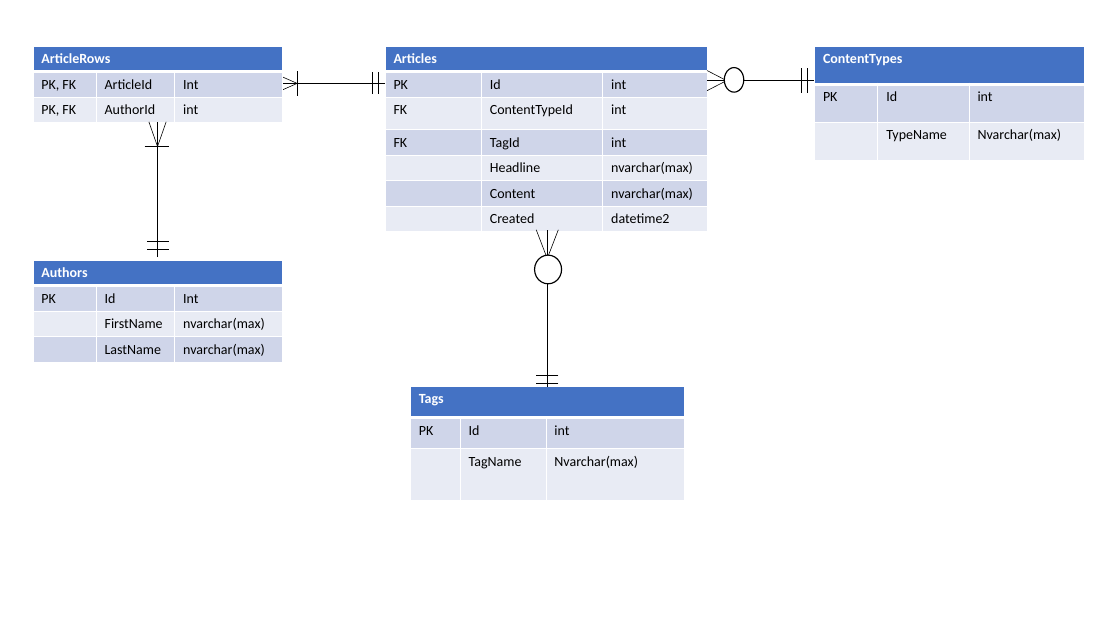
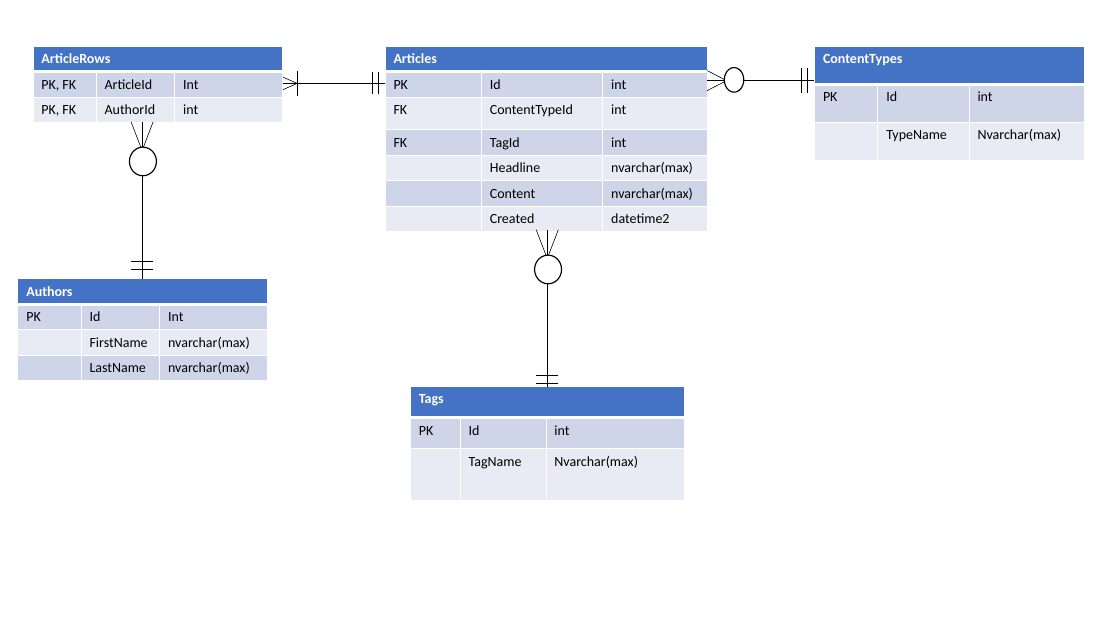
Before and after one commit to FredrikJung/xCore, a slide deck: slide 2 of Fredrik Jung - xCore.pptx. Drawn at 1120x630 pixels with LibreOffice and Linux fonts; fonts in the diff are those of the drawing. Boxes give left, top, right and bottom in pixels: in the first picture for what was removed or moved away, otherwise in the second. Text is boxed around its words. In the diff, an @@ line names an element or a change of style, - is before the commit and + after.

```diff
--- a/Fredrik Jung - xCore.pptx
+++ b/Fredrik Jung - xCore.pptx
@@ ellipse added at bbox=[129, 147, 156, 176], fill #FFFFFF, outline #000000 1 pt @@
@@ line moved from (158, 146) - (166, 122) to (142, 150) - (131, 122) @@
@@ line moved from (158, 146) - (149, 122) to (142, 150) - (153, 122) @@
@@ line moved from (158, 257) - (158, 122) to (142, 279) - (142, 122) @@
@@ line removed from (145, 146) to (169, 146) @@
@@ line moved from (147, 249) - (169, 249) to (153, 261) - (131, 261) @@
@@ table: place and size @@
-table at bbox=[33, 260, 283, 361]
+table at bbox=[18, 279, 268, 380]
@@ line moved from (147, 241) - (169, 241) to (153, 270) - (131, 270) @@
```
Also in this commit, not shown: 7 other files.
